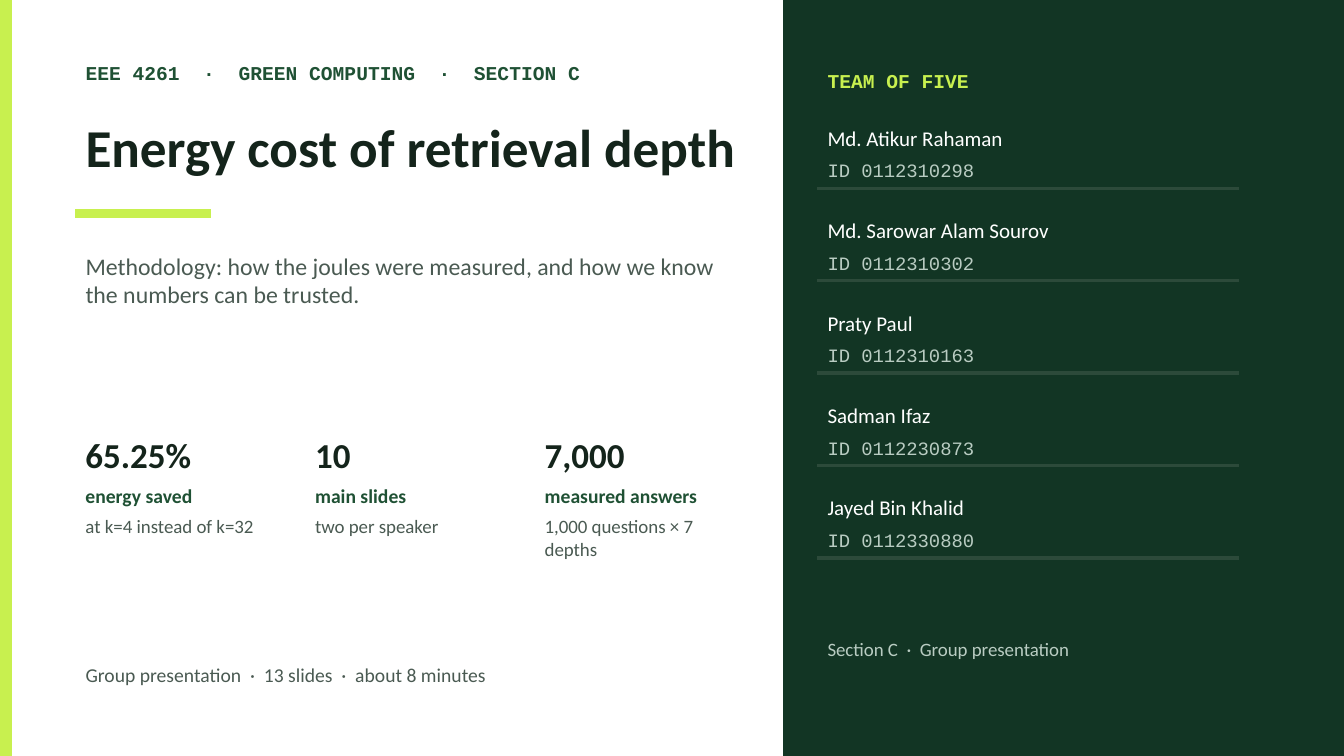
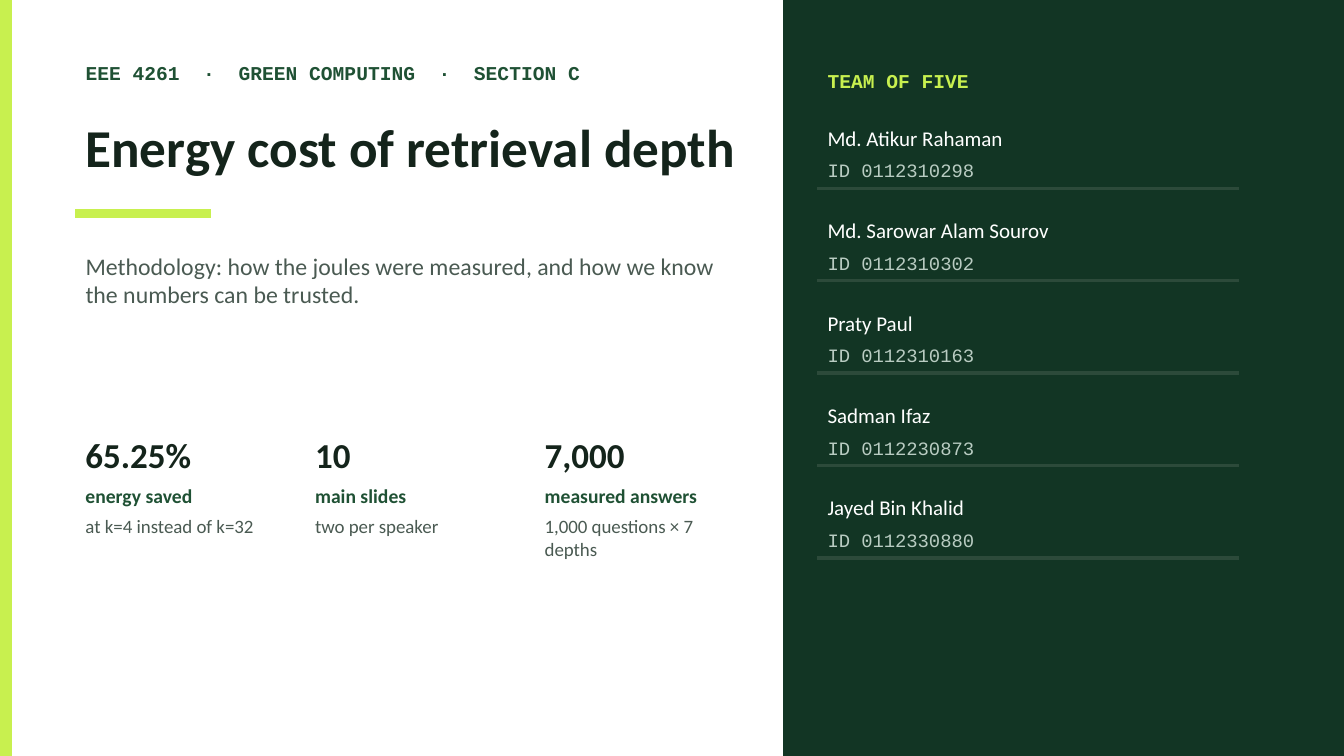
Before and after one commit to Atik203/energy-optimal-rag, a slide deck: slide 1 of Slides/Energy_Methodology_Presentation.pptx. Drawn at 1344x756 pixels with LibreOffice and Linux fonts; fonts in the diff are those of the drawing. Boxes give left, top, right and bottom in pixels: in the first picture for what was removed or moved away, otherwise in the second. Text is boxed around its words. In the diff, an @@ line names an element or a change of style, - is before the commit and + after.

```diff
--- a/Slides/Energy_Methodology_Presentation.pptx
+++ b/Slides/Energy_Methodology_Presentation.pptx
@@ text removed at (828, 643, 1069, 659) @@
-Section C · Group presentation
@@ text removed at (86, 668, 486, 685) @@
-Group presentation · 13 slides · about 8 minutes
```
